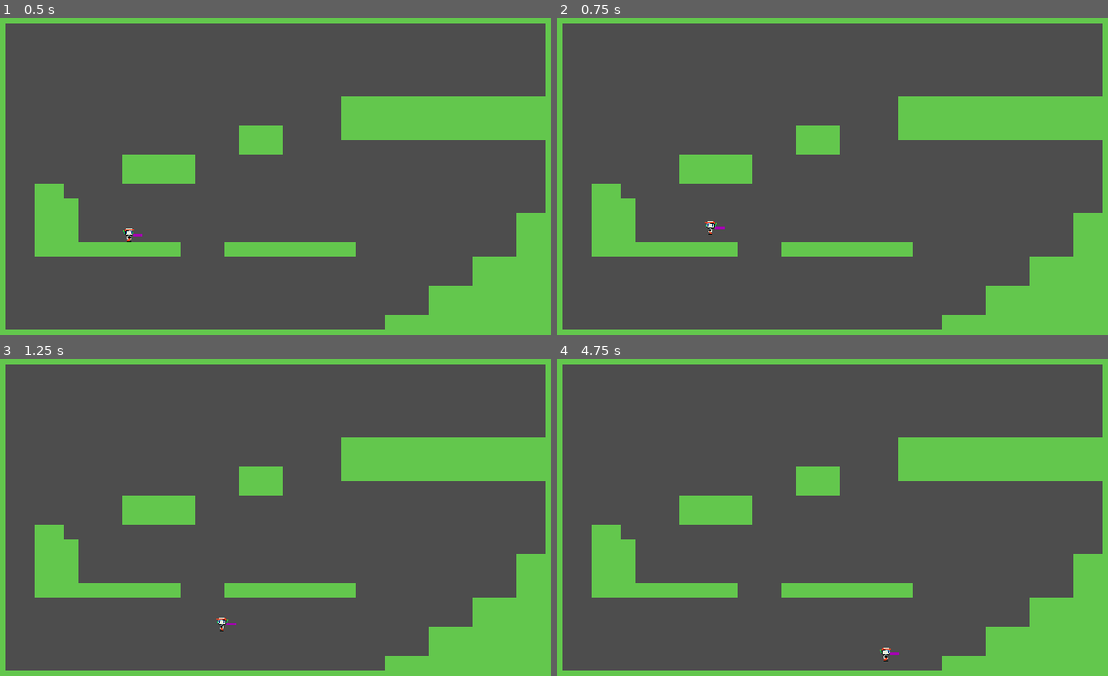
Above: before the commit, frames 1-4 (two rows, left to right).
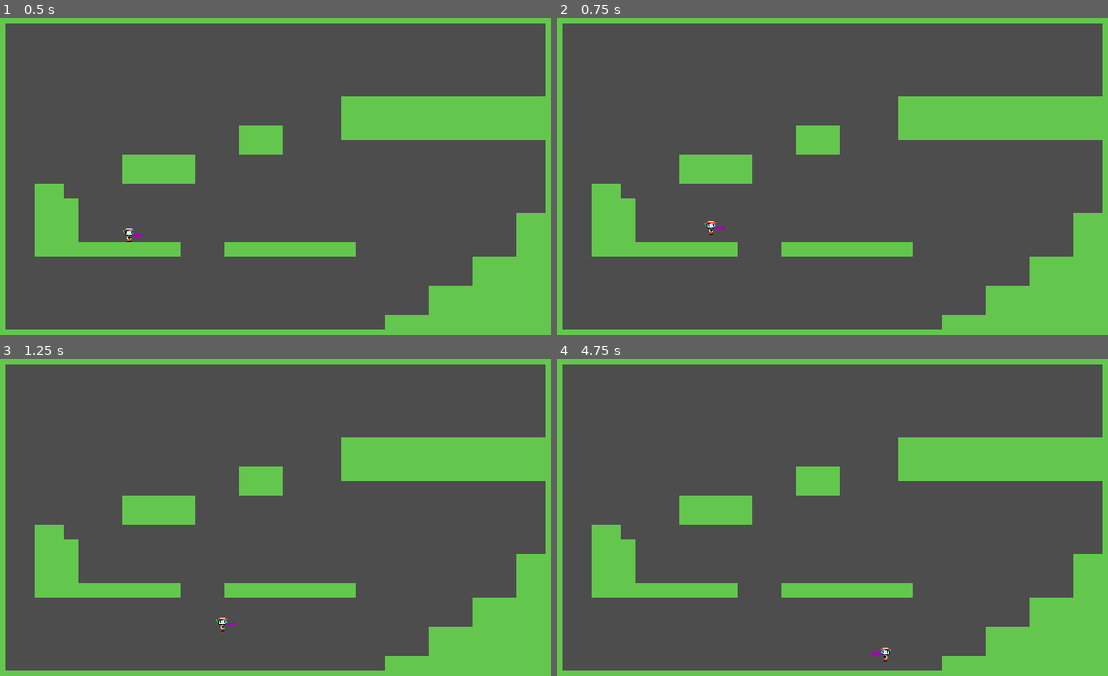
Above: after the commit, the same moments.

Repository: Caiiru/XPCriativo2023
Game: Godot game, scene res://Scenes/Caiiru-scene.tscn
The game is run twice, just before and just after one commit, with the same random seed, the same clock (stepped at 60 frames per second) and the same inputs.
Inputs:
- Up to frame 1 (0.5 s): no input
- Up to frame 2 (0.75 s): tap Enter (ui_accept) at 0.5 s; hold Right (ui_right) from 0.53 s (still down); tap Z (PlayerAim) at 0.6 s
- Up to frame 3 (1.25 s): keep holding Right (ui_right); tap Enter (ui_accept) at 0.77 s
- Up to frame 4 (4.75 s): tap Z (PlayerAim) every 0.75 s from 1.35 to 4.35 s; tap Enter (ui_accept) at 1.52, 3.02, 3.77, 4.52 s; release Right (ui_right) at 2.03 s; hold Left (ui_left) 2.03-2.78 s; hold Right (ui_right) 2.78-4.28 s; hold Left (ui_left) from 4.28 s (still down)

Frame 1 is identical in both runs. In frame 2, less than 0.1% of the frame differs, in the area x 26-29%, y 64-69%; in frame 3, less than 0.1%; in frame 4, less than 0.1%, in the area x 57-63%, y 91-96%.

Commit message:
Player Flip
Player flip towards input direction

Diff:
--- a/XP3_Project/XP3-project/Entities/Player/Scripts/Controller/Player_Aim.gd
+++ b/XP3_Project/XP3-project/Entities/Player/Scripts/Controller/Player_Aim.gd
@@ -15,6 +15,9 @@
 	GatherInput()
 
 func GatherInput():
+	playerDirection.x = Input.get_axis("ui_left","ui_right")
+	playerDirection.y = Input.get_axis("ui_down","ui_up")
+
 	if (Input.is_action_just_pressed("PlayerAim") && stats.canMove == true):
 		stats.canMove = false
 		isAiming = true
@@ -22,8 +25,11 @@
 		stats.canMove = true
 		isAiming = false
 
-		playerDirection.x = Input.get_axis("ui_left","ui_right")
-		playerDirection.y = Input.get_axis("ui_down","ui_up")
+	if(playerDirection.x < 0):
+		pass
+
+
+
 
 func Aim():
 	if(isAiming):
--- a/XP3_Project/XP3-project/Entities/Player/Scripts/Controller/Player_Jump.gd
+++ b/XP3_Project/XP3-project/Entities/Player/Scripts/Controller/Player_Jump.gd
@@ -32,7 +32,8 @@
 #endregion
 
 func _process(delta):
-	GatherInput()
+	if(stats.canMove):
+		GatherInput()
 	_time+=delta
 
 
--- a/XP3_Project/XP3-project/Entities/Player/Scripts/Controller/Player_PlatformerMovement.gd
+++ b/XP3_Project/XP3-project/Entities/Player/Scripts/Controller/Player_PlatformerMovement.gd
@@ -5,6 +5,7 @@
 @export var stats:PlataformerMovementStats
 @export var sprite:Sprite2D
 
+var lastDirection:int = 1
 var playerInputs:Vector2
 
 func _ready():
@@ -21,16 +22,12 @@
 	elif(!stats.canMove && !stats.isJumping):
 		playerInputs = Vector2.ZERO
 
+	if(playerInputs.x != 0 && lastDirection != playerInputs.x):
+		lastDirection = playerInputs.x
+		actor.apply_scale(Vector2(-1,1))
 	Move(playerInputs)
+
+
 
 func Move(dir:Vector2):
 	actor.velocity = Vector2((dir.x*stats.speed), actor.velocity.y)
-
-
-	#Change Sprite Direction
-
-	if(actor.velocity.x > 0):
-		sprite.flip_h = 1
-
-	if(actor.velocity.x<0):
-		sprite.flip_h = 0
Binary file added: XP3_Project/XP3-project/Entities/Player/assets_placeholders/Aim_placeholder.png
Not shown, added: XP3_Project/XP3-project/Entities/Player/assets_placeholders/Aim_placeholder.png.import
Not shown, added: XP3_Project/XP3-project/Scenes/CaiA050.tmp
